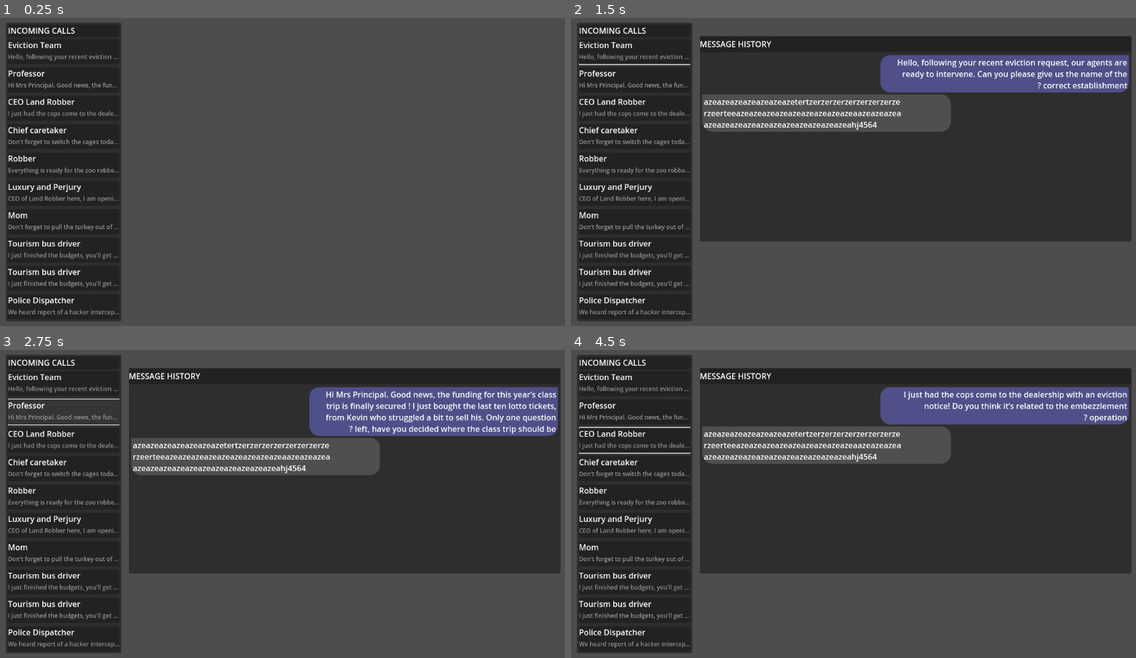
Above: before the commit, frames 1-4 (two rows, left to right).
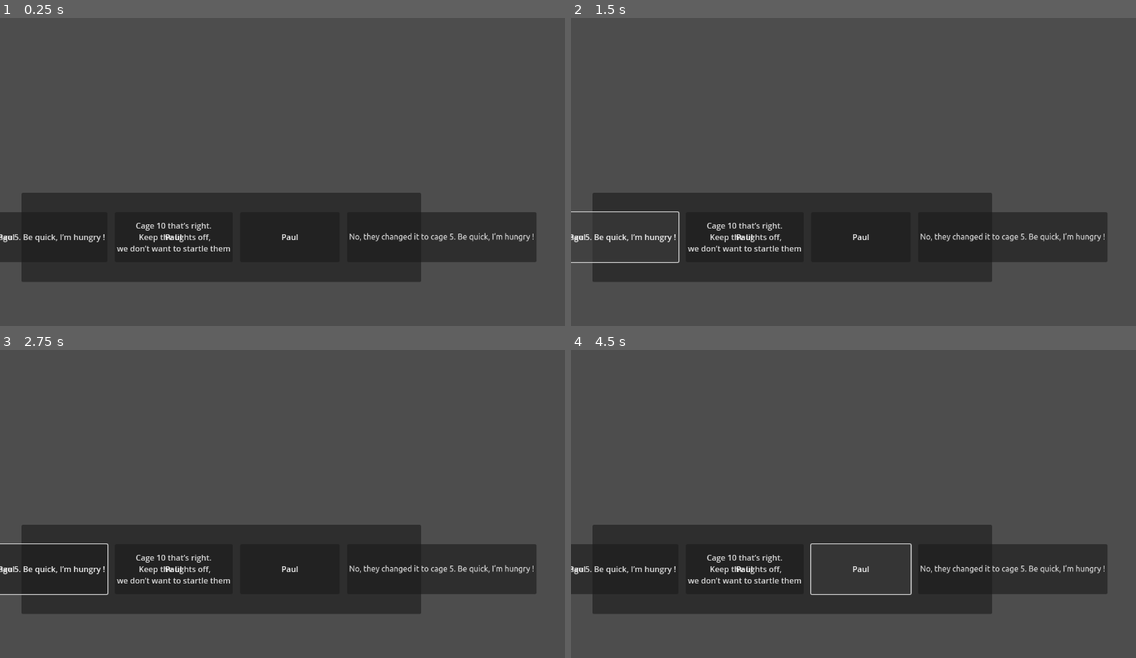
Above: after the commit, the same moments.

Repository: Mastoast/LDJam53
Game: Godot game, scene res://levels/zz_test_hector.tscn
The game is run twice, just before and just after one commit, with the same random seed, the same clock (stepped at 60 frames per second) and the same inputs. This scene is started directly instead of the project's main scene.
Inputs (mouse positions are in pixels of both pictures, inside the frame that each line leads up to):
- Up to frame 1 (0.25 s): no input
- Up to frame 2 (1.5 s): click (633, 51) at 0.52 s; click (576, 236) at 1.25 s, where only the run after the commit has a clickable "No, they changed it to cage 5…"
- Up to frame 3 (2.75 s): click (62, 411) at 2.02 s
- Up to frame 4 (4.5 s): click (746, 568) at 2.75 s, where only the run after the commit has a clickable "Cage 10 that’s right. Keep th…"; click (633, 439) at 3.52 s; click (859, 568) at 4.25 s, where only the run after the commit has a clickable "Paul"

The runs differ from the first frame. In frame 1, 33% of the frame differs, in the area x 0-95%, y 1-99%; in frame 2, 60%, in the area x 0-100%, y 1-99%; in frame 3, 58%; in frame 4, 59%.
Error after the commit: Attempt to call function 'create_com_event' in base 'null instance' on a null instance. (res://scripts/gameHandler.gd:28)

Commit message:
fix ui sizes

Diff:
--- a/levels/zz_test_hector.tscn
+++ b/levels/zz_test_hector.tscn
@@ -1,9 +1,8 @@
-[gd_scene load_steps=5 format=3 uid="uid://b8yym45k20io4"]
+[gd_scene load_steps=4 format=3 uid="uid://b8yym45k20io4"]
 
 [ext_resource type="Script" path="res://scripts/gameHandler.gd" id="1_na8b6"]
-[ext_resource type="PackedScene" uid="uid://d58j0ey643q" path="res://scenes/window_preview.tscn" id="2_tiyri"]
-[ext_resource type="PackedScene" uid="uid://bk8axa22nl23f" path="res://scenes/window_thread.tscn" id="3_e35sq"]
-[ext_resource type="PackedScene" uid="uid://dmswrg3t4y0ih" path="res://scenes/window_answers.tscn" id="4_m8pdw"]
+[ext_resource type="PackedScene" uid="uid://ccikpjmn4vxq0" path="res://scenes/answer_button.tscn" id="2_ryu1e"]
+[ext_resource type="Theme" uid="uid://lkbwdl03g4jg" path="res://themes/desktop.tres" id="3_a6ha0"]
 
 [node name="zz_test_hector" type="Control"]
 layout_mode = 3
@@ -14,23 +13,43 @@
 grow_vertical = 2
 script = ExtResource("1_na8b6")
 
-[node name="window_preview" parent="." instance=ExtResource("2_tiyri")]
+[node name="Panel" type="Panel" parent="."]
+layout_mode = 0
+offset_left = 43.0
+offset_top = 366.0
+offset_right = 847.0
+offset_bottom = 545.0
+
+[node name="MarginContainer" type="MarginContainer" parent="Panel"]
 layout_mode = 1
-offset_left = 12.0
-offset_top = 24.0
-offset_right = 244.0
-offset_bottom = -24.0
+anchors_preset = 15
+anchor_right = 1.0
+anchor_bottom = 1.0
+grow_horizontal = 2
+grow_vertical = 2
 
-[node name="window_thread" parent="." instance=ExtResource("3_e35sq")]
-layout_mode = 0
-offset_left = 259.0
-offset_top = 51.0
-offset_right = 1127.0
-offset_bottom = 464.0
+[node name="HBoxContainer" type="HBoxContainer" parent="Panel/MarginContainer"]
+layout_mode = 2
+theme_override_constants/separation = 15
+alignment = 1
 
-[node name="window_answer" parent="." instance=ExtResource("4_m8pdw")]
-layout_mode = 0
-offset_left = 253.0
-offset_top = 478.0
-offset_right = 1115.0
-offset_bottom = 591.0
+[node name="answer_button" parent="Panel/MarginContainer/HBoxContainer" instance=ExtResource("2_ryu1e")]
+layout_mode = 2
+text = "No, they changed it to cage 5. Be quick, I’m hungry !"
+
+[node name="answer_button2" parent="Panel/MarginContainer/HBoxContainer" instance=ExtResource("2_ryu1e")]
+layout_mode = 2
+text = "Cage 10 that’s right.
+ Keep the lights off,
+we don’t want to startle them"
+
+[node name="answer_button3" parent="Panel/MarginContainer/HBoxContainer" instance=ExtResource("2_ryu1e")]
+layout_mode = 2
+
+[node name="Button" type="Button" parent="Panel/MarginContainer/HBoxContainer"]
+custom_minimum_size = Vector2(200, 100)
+layout_mode = 2
+size_flags_horizontal = 4
+size_flags_vertical = 4
+theme = ExtResource("3_a6ha0")
+text = "No, they changed it to cage 5. Be quick, I’m hungry !"
--- a/scenes/answer_button.tscn
+++ b/scenes/answer_button.tscn
@@ -6,7 +6,18 @@
 custom_minimum_size = Vector2(200, 100)
 size_flags_horizontal = 4
 size_flags_vertical = 4
-text = "Paul"
 script = ExtResource("1_hrtuv")
 
+[node name="Label" type="Label" parent="."]
+layout_mode = 1
+anchors_preset = 15
+anchor_right = 1.0
+anchor_bottom = 1.0
+grow_horizontal = 2
+grow_vertical = 2
+text = "Paul"
+horizontal_alignment = 1
+vertical_alignment = 1
+autowrap_mode = 3
+
 [connection signal="pressed" from="." to="." method="_on_pressed"]
--- a/scripts/answer_button.gd
+++ b/scripts/answer_button.gd
@@ -10,4 +10,7 @@
 	pass
 
 func _on_pressed():
-	window_thread.update_choice(self.text)
+	window_thread.update_choice($Label.text)
+
+func set_label(text):
+	$Label.text = text
--- a/scripts/window_answers.gd
+++ b/scripts/window_answers.gd
@@ -14,7 +14,7 @@
 	clear()
 	for choice in choices:
 		var new = answer_button.instantiate()
-		new.text = choice
+		new.set_label(choice)
 		$HBoxContainer.add_child(new)
 
 func refresh_answers(current_choice):
--- a/scripts/window_thread.gd
+++ b/scripts/window_thread.gd
@@ -10,7 +10,7 @@
 
 func _ready():
 	window_answer = get_tree().get_first_node_in_group("answers")
-#	fill_thread(StaticData.threads[0])
+#	fill_thread(StaticData.threads[4])
 
 func _process(delta):
 	visible = current_thread != null
